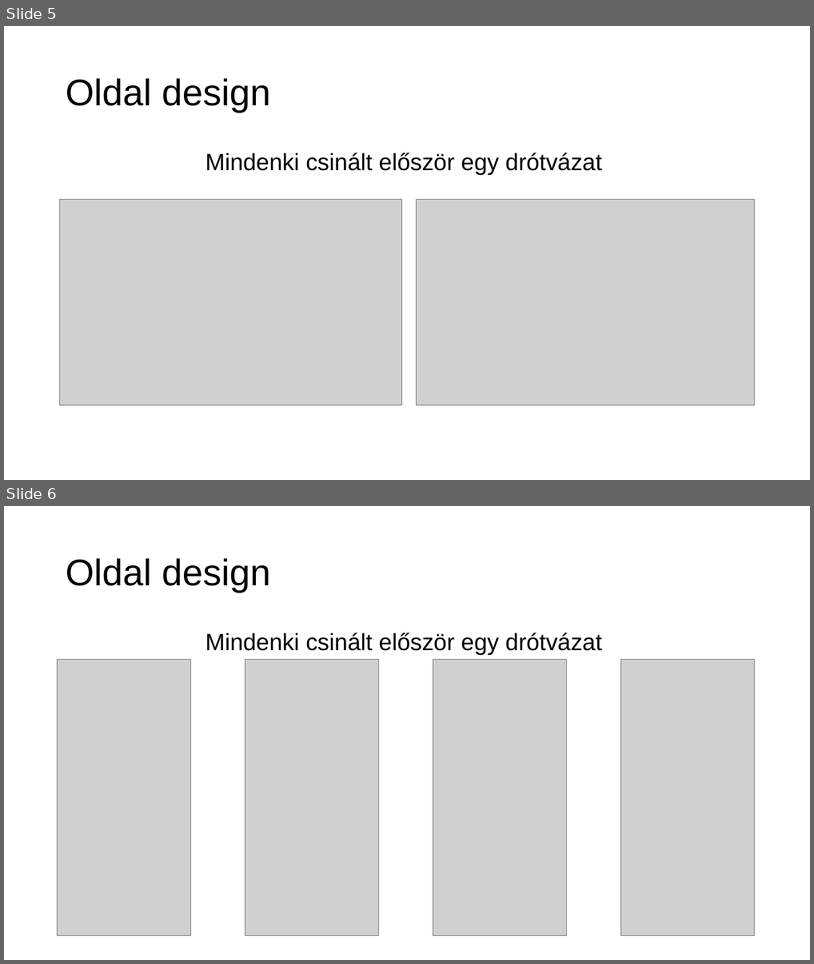
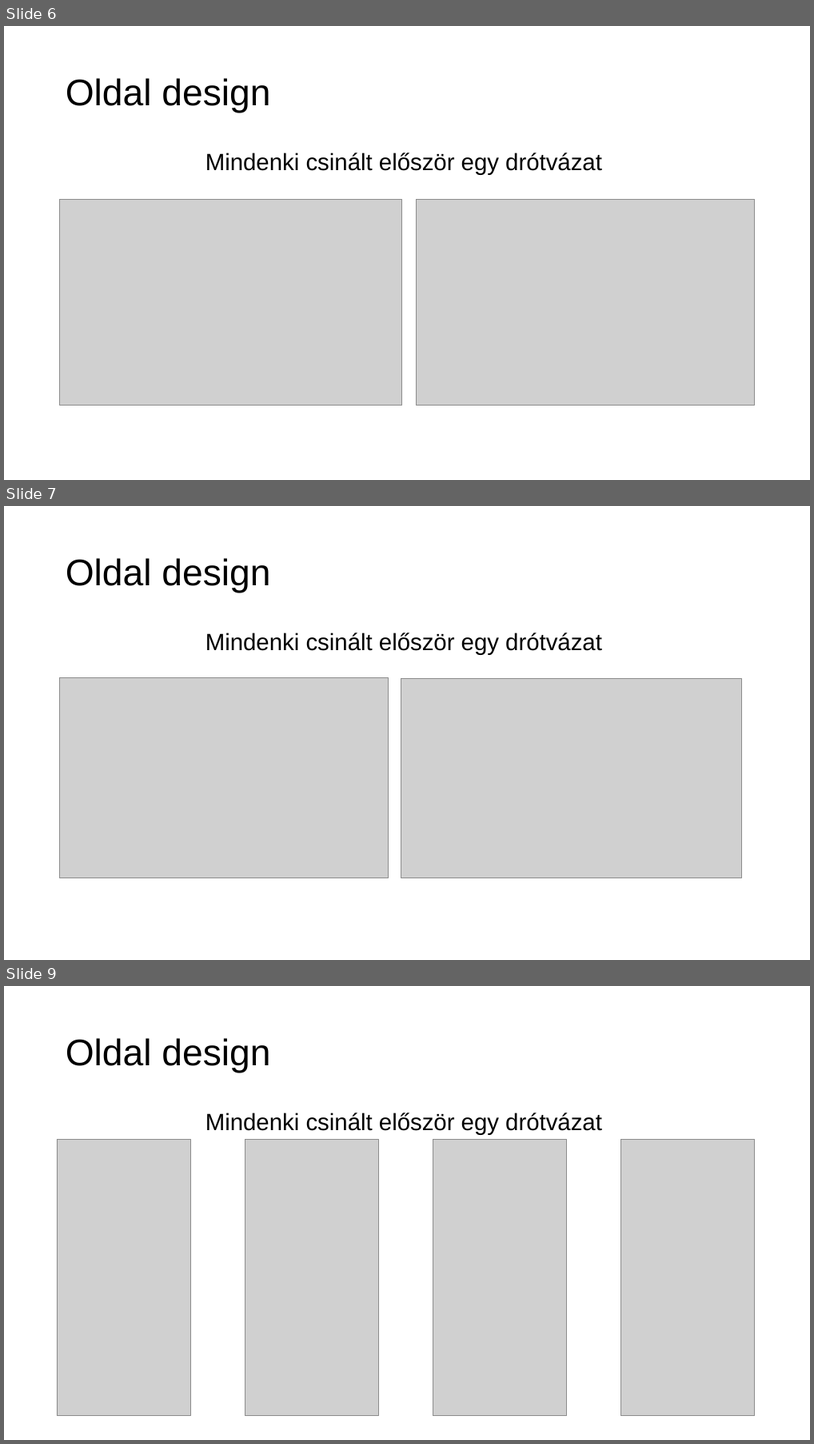
Before and after one commit to verbence/webes-projekt, a slide deck: PPT/tztpvb_barkacs.pptx. Shown one above the other, each under a label of ours: slides 5 and 6 before the commit, slides 6, 7 and 9 after it; the slides between them are not shown. The pictures are 814x964 and 814x1444 pixels, drawn with LibreOffice and Linux fonts; fonts in the diff are those of the drawing; grey boxes stand for pictures. Boxes give left, top, right and bottom in pixels: in the first picture for what was removed or moved away, otherwise in the second. Text is boxed around its words. In the diff, an @@ line names an element or a change of style, - is before the commit and + after.

```diff
--- a/PPT/tztpvb_barkacs.pptx
+++ b/PPT/tztpvb_barkacs.pptx
@@ slide 7 added at [4, 506, 810, 960], background #FFFFFF @@
@@ title added at [66, 558, 270, 593], 44 pt, text #000000 @@
+Oldal design
@@ text added at [206, 632, 602, 655], 28 pt, text #000000 @@
+Mindenki csinált először egy drótvázat
@@ picture added at [60, 678, 388, 878] @@
@@ picture added at [402, 679, 742, 877] @@
@@ what was slide 5 is now slide 6 @@
@@ what was slide 6 is now slide 9 @@
```
Also in this commit, not shown: 3 slides changed, 12 other slides added.
